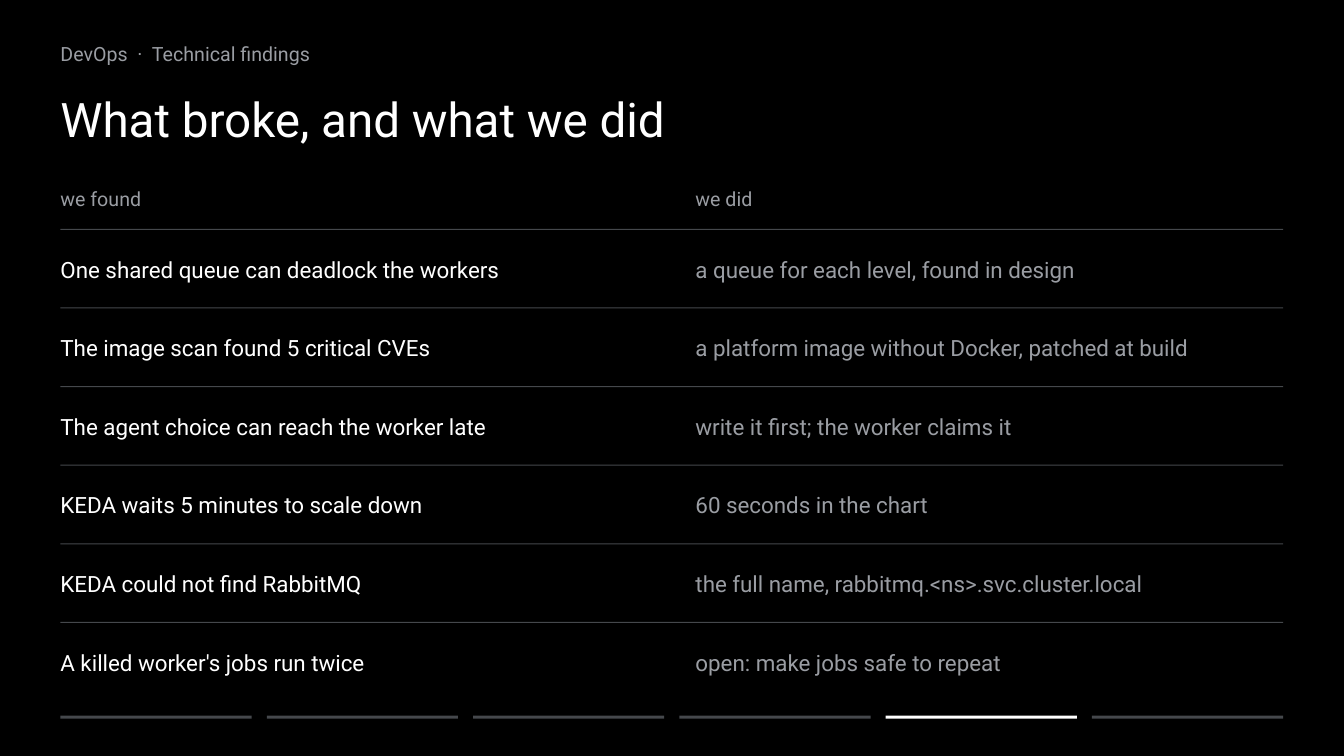
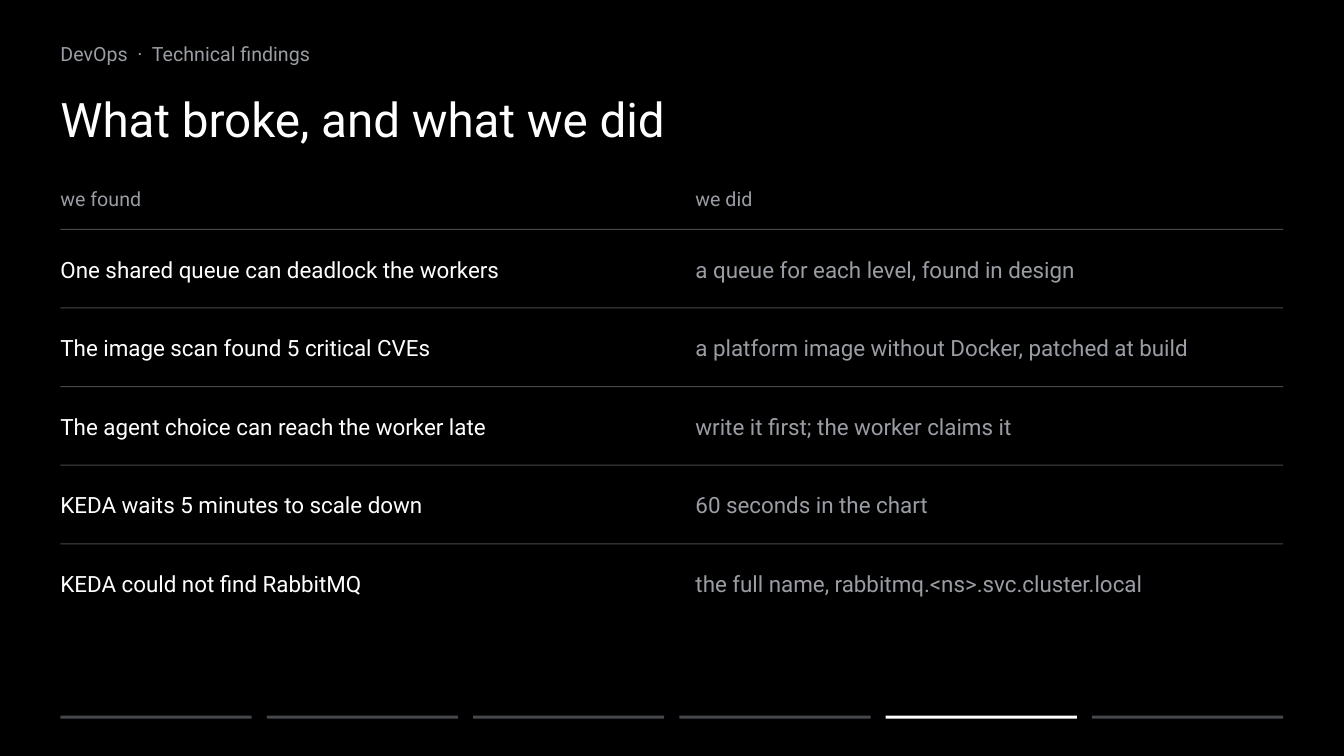
Before and after one commit to ziyangliu-666/lumen-next, a slide deck: slide 27 of docs/platform/slides/out/Team15-Lumen-Platform.pptx. Drawn at 1344x756 pixels with LibreOffice and Linux fonts; fonts in the diff are those of the drawing. Boxes give left, top, right and bottom in pixels: in the first picture for what was removed or moved away, otherwise in the second. Text is boxed around its words. In the diff, an @@ line names an element or a change of style, - is before the commit and + after.

```diff
--- a/docs/platform/slides/out/Team15-Lumen-Platform.pptx
+++ b/docs/platform/slides/out/Team15-Lumen-Platform.pptx
@@ rectangle removed at (60,622,1284,623) @@
@@ text removed at (60,654,364,676) @@
-A killed worker's jobs run twice
@@ text removed at (695,654,1001,676) @@
-open: make jobs safe to repeat
```
Also in this commit, not shown: 2 other slides changed, 1 other file.
